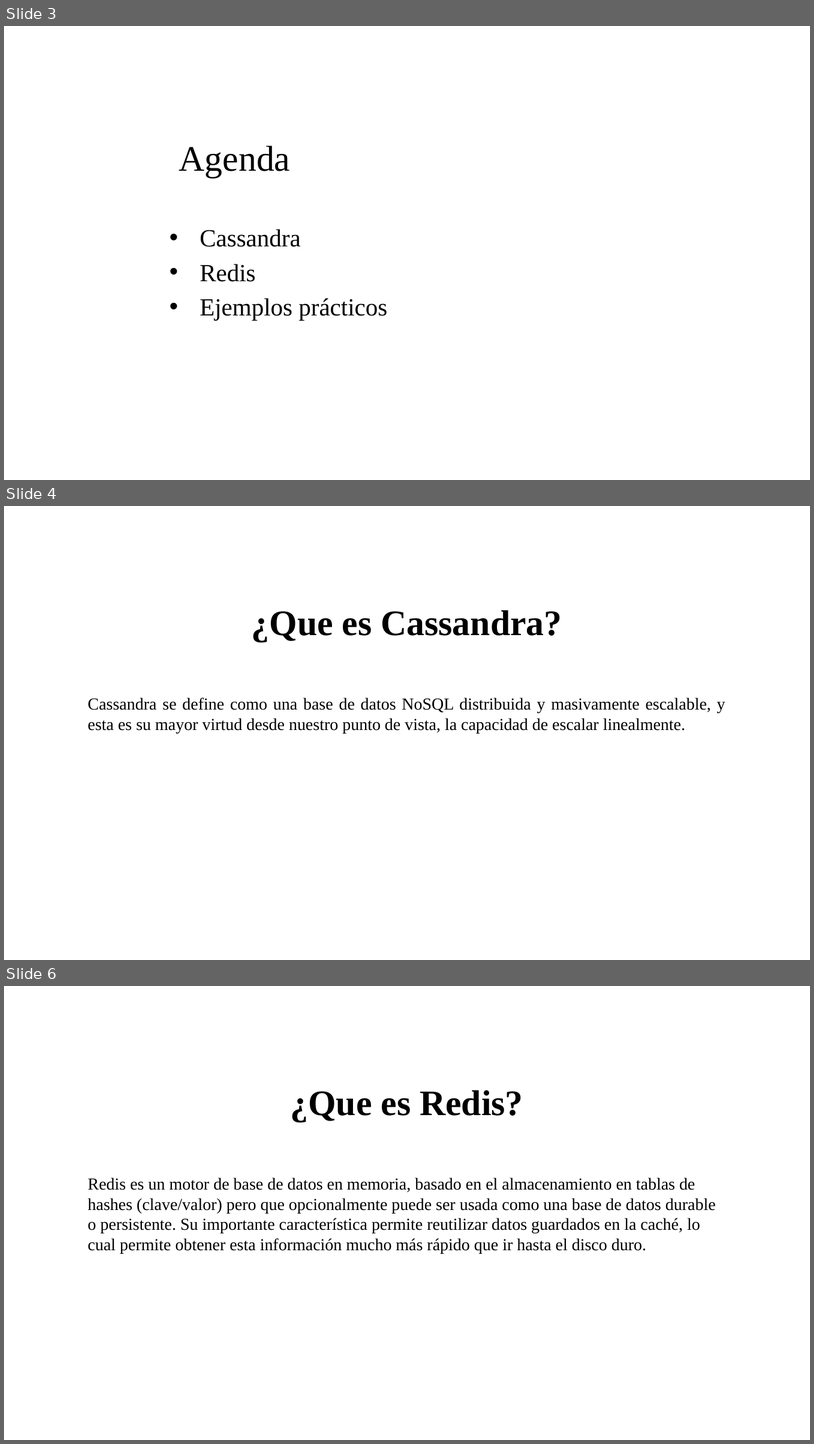
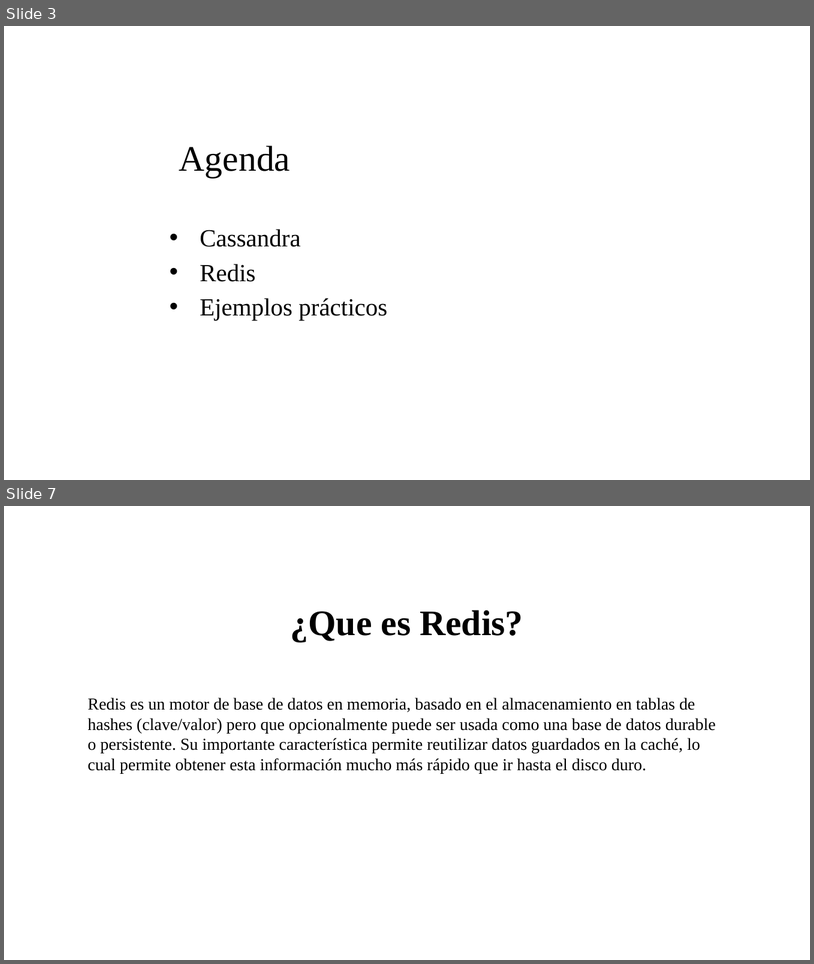
Before and after one commit to jnates/database_models, a slide deck: PresentaciónFinal.pptx. Shown one above the other, each under a label of ours: slides 3, 4 and 6 before the commit, slides 3 and 7 after it; the slides between them are not shown. The pictures are 814x1444 and 814x964 pixels, drawn with LibreOffice and Linux fonts; fonts in the diff are those of the drawing; background and template pictures are left out. Boxes give left, top, right and bottom in pixels: in the first picture for what was removed or moved away, otherwise in the second. Text is boxed around its words. In the diff, an @@ line names an element or a change of style, - is before the commit and + after.

Commit message:
ajustes para cassandra

```diff
--- a/PresentaciónFinal.pptx
+++ b/PresentaciónFinal.pptx
@@ slide 4 removed at [4, 506, 810, 960], background picture (left out) @@
@@ text removed at [88, 610, 726, 733] @@
-¿Que es Cassandra?
-Cassandra se define como una base de datos NoSQL distribuida y masivamente escalable, y esta es su mayor virtud desde nuestro punto de vista, la capacidad de escalar linealmente.
@@ what was slide 6 is now slide 7 @@
```
Also in this commit, not shown: 1 slide changed, 6 slides added, 2 other files.
